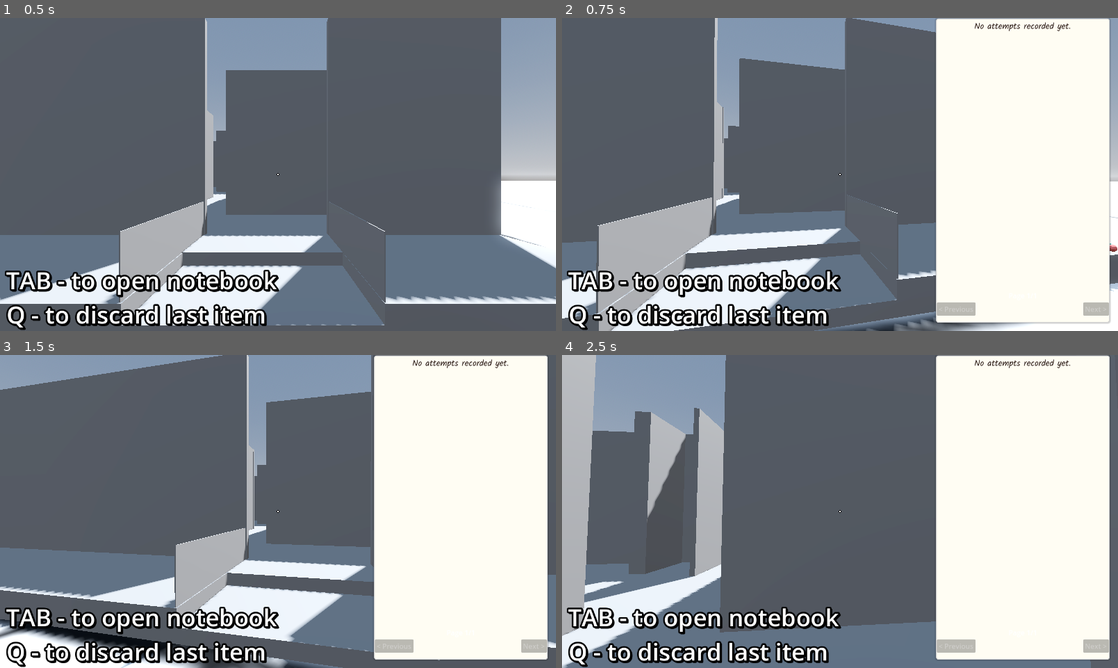
Above: before the commit, frames 1-4 (two rows, left to right).
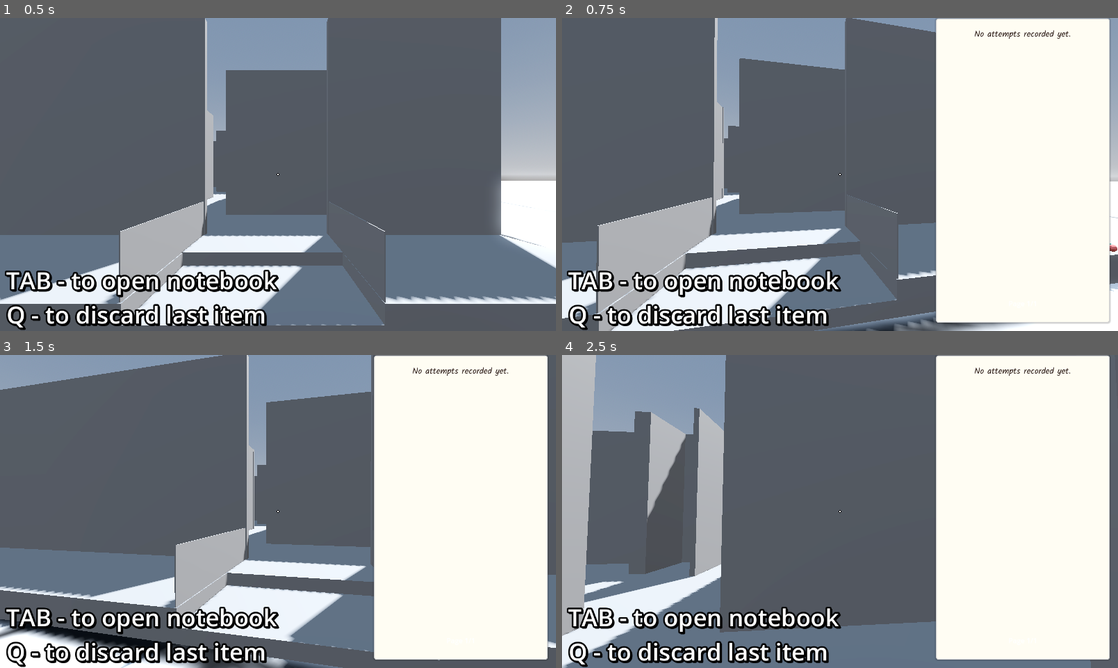
Above: after the commit, the same moments.

Repository: GrandmaLucas/GrandmasSoup
Game: Godot game, scene res://scenes/ruff_map_layout.tscn
The game is run twice, just before and just after one commit, with the same random seed, the same clock (stepped at 60 frames per second) and the same inputs.
Inputs (mouse positions are in pixels of both pictures, inside the frame that each line leads up to):
- Up to frame 1 (0.5 s): no input
- Up to frame 2 (0.75 s): move the mouse to (867, 174) at 0.52 s; hold W (move_forward) from 0.53 s (still down); hold Tab (toggle_notebook) from 0.53 s (still down)
- Up to frame 3 (1.5 s): keep holding W (move_forward); tap Space (jump) at 0.77 s; tap Enter at 1.25 s; move the mouse to (250, 511) at 1.27 s; release Tab (toggle_notebook) at 1.28 s; tap Q (drop) at 1.35 s
- Up to frame 4 (2.5 s): keep holding W (move_forward); tap Space (jump) at 1.52 s; tap Tab (toggle_notebook) at 1.55, 2.3 s; move the mouse to (851, 505) at 2.02 s; hold E (interact) from 2.03 s (still down)

Frame 1 is identical in both runs. In frame 2, 0.8% of the frame differs, in the area x 67-99%, y 1-96%; in frame 3, 0.8%; in frame 4, 0.8%.

Commit message:
Notebook changes

Diff:
--- a/scripts/notebook.gd
+++ b/scripts/notebook.gd
@@ -1,14 +1,3 @@
-# Scene Tree Structure (.tscn):
-# Notebook (Control)
-# ├── NotebookContainer (PanelContainer)
-#     └── VBoxContainer
-#         ├── PageContent (RichTextLabel)
-#         ├── PageNumber (Label)
-#         └── ButtonContainer (HBoxContainer)
-#             ├── PrevButton (Button)
-#             ├── Spacer (Control)
-#             └── NextButton (Button)
-
 extends Control
 
 @onready var page_content: RichTextLabel = $NotebookContainer/VBoxContainer/PageContent
@@ -17,21 +6,22 @@
 @onready var next_button: Button = $NotebookContainer/VBoxContainer/ButtonContainer/NextButton
 @onready var notebook_container: PanelContainer = $NotebookContainer
 
-@export var cook: NodePath  # Assign this in editor
-@export var player: CharacterBody3D  # Assign this in editor
+@export var cook: NodePath
+@export var player: CharacterBody3D
+@export var scroll_speed: float = 25.0  # Adjust this value to change scroll speed
 
 var current_page: int = 0
 var attempts: Array = []
 
 class RecipeAttempt:
-	var timestamp: String
+	var attempt_number: int
 	var items_collected: Dictionary
 	var total_items: int
 	var accuracy: float
 	var feedback: String
 
-	func _init(results: Dictionary, collected_items: Array):
-		timestamp = Time.get_datetime_string_from_system()
+	func _init(results: Dictionary, collected_items: Array, number: int):
+		attempt_number = number
 
 		# Count collected items
 		items_collected = {}
@@ -44,18 +34,19 @@
 		feedback = results.get("feedback", "")
 
 	func format_page() -> String:
-		var text = "[center][b]Attempt from %s[/b][/center]\n\n" % timestamp
-
-		text += "[b]=== Ingredients ===[/b]\n"
+		var text = "[center][font=res://fonts/kalam.ttf][b]Attempt #%d[/b][/font][/center]\n\n" % attempt_number
+
+		text += "[center][font=res://fonts/kalam.ttf][b]=== Ingredients ===[/b][/font][/center]\n"
 		for item_name in items_collected:
-			text += "%s: %d\n" % [item_name, items_collected[item_name]]
-
-		text += "\n[b]=== Statistics ===[/b]\n"
-		text += "Total items: %d\n" % total_items
-		text += "Accuracy: %.1f%%\n" % accuracy
-
-		text += "[b]=== Cook's Feedback ===[/b]\n"
-		text += feedback.replace("\n", "\n• ")
+			text += "[center]%s: %d[/center]\n" % [item_name, items_collected[item_name]]
+
+		text += "\n[center][font=res://fonts/kalam.ttf][b]=== Statistics ===[/b][/font][/center]\n"
+		text += "[center]Total items: %d[/center]\n" % total_items
+		text += "[center]Accuracy: %.1f%%[/center]\n" % accuracy
+
+		text += "[center][font=res://fonts/kalam.ttf][b]=== Taste Feedback ===[/b][/font][/center]\n"
+		var formatted_feedback = feedback.replace("\n", "\n• ")
+		text += "[center]%s[/center]" % formatted_feedback
 
 		return text
 
@@ -63,7 +54,7 @@
 	# Load resources and apply styling
 	var handwriting_font = load("res://fonts/kalam.ttf")
 
-	# Get cook node reference
+	# Get cook node reference and connect signals
 	var cook_node = get_node_or_null(cook)
 	if cook_node:
 		print("Found cook node: ", cook_node.name)
@@ -75,14 +66,34 @@
 
 	# Apply styling to existing nodes
 	page_content.add_theme_font_override("normal_font", handwriting_font)
+	page_content.add_theme_font_override("bold_font", handwriting_font)
 	page_content.add_theme_font_size_override("normal_font_size", 20)
+	page_content.add_theme_font_size_override("bold_font_size", 24)
 	page_content.add_theme_color_override("default_color", Color("#2B1B17"))
+
+	# Style the notebook container
 	notebook_container.add_theme_stylebox_override("panel", get_paper_style())
+
+	# Style the buttons
+	var button_style = get_button_style()
+	prev_button.add_theme_stylebox_override("normal", button_style)
+	next_button.add_theme_stylebox_override("normal", button_style)
+	prev_button.add_theme_font_override("font", handwriting_font)
+	next_button.add_theme_font_override("font", handwriting_font)
+	prev_button.add_theme_font_size_override("font_size", 18)
+	next_button.add_theme_font_size_override("font_size", 18)
 
 	# Connect button signals
 	prev_button.pressed.connect(_on_prev_button_pressed)
 	next_button.pressed.connect(_on_next_button_pressed)
 
+	# Enable mouse filter for the RichTextLabel to receive input
+	page_content.mouse_filter = Control.MOUSE_FILTER_STOP
+
+	# Make sure scroll is enabled
+	page_content.scroll_following = false
+	page_content.scroll_active = true
+
 	# Initialize UI
 	update_page_buttons()
 
@@ -95,10 +106,19 @@
 # Rest of the functions remain the same as in your original script
 func _input(event: InputEvent):
 	if event.is_action_pressed("toggle_notebook"):
-		toggle_notebook()
+			toggle_notebook()
 
 	if visible:
-		if event.is_action_pressed("previous_page"):
+		if event is InputEventMouseButton:
+			if event.button_index == MOUSE_BUTTON_WHEEL_UP:
+				# Scroll up
+				page_content.get_v_scroll_bar().value -= scroll_speed
+				get_viewport().set_input_as_handled()
+			elif event.button_index == MOUSE_BUTTON_WHEEL_DOWN:
+				# Scroll down
+				page_content.get_v_scroll_bar().value += scroll_speed
+				get_viewport().set_input_as_handled()
+		elif event.is_action_pressed("previous_page"):
 			previous_page()
 		elif event.is_action_pressed("next_page"):
 			next_page()
@@ -117,7 +137,7 @@
 	print("Recipe submitted signal received")
 	var cook_node = get_node_or_null(cook)
 	if cook_node:
-		var attempt = RecipeAttempt.new(results, cook_node.collected_items)
+		var attempt = RecipeAttempt.new(results, cook_node.collected_items, attempts.size() + 1)
 		attempts.append(attempt)
 		current_page = attempts.size() - 1
 		update_page_content()
@@ -125,40 +145,23 @@
 	else:
 		push_error("Notebook: Cook node not found! Check editor reference")
 
-func update_page_content():
-	print("Updating page content")
-	if attempts.size() > 0:
-		var attempt = attempts[current_page]
-		page_content.text = attempt.format_page()
-		page_number.text = "Page %d/%d" % [current_page + 1, attempts.size()]
-	else:
-		page_content.text = "[center]No attempts recorded yet.[/center]"
-		page_number.text = "Page 1/1"
-
-func next_page():
-	if current_page < attempts.size() - 1:
-		current_page += 1
-		update_page_content()
-		update_page_buttons()
-
-func previous_page():
-	if current_page > 0:
-		current_page -= 1
-		update_page_content()
-		update_page_buttons()
-
-func update_page_buttons():
-	prev_button.disabled = current_page <= 0
-	next_button.disabled = current_page >= attempts.size() - 1
-
-func _on_prev_button_pressed():
-	previous_page()
-
-func _on_next_button_pressed():
-	next_page()
-
-func set_player(p_player: Node3D):
-	player = p_player
+func get_button_style() -> StyleBoxFlat:
+	var style = StyleBoxFlat.new()
+	style.bg_color = Color("#8B4513")  # Brown color for buttons
+	style.border_width_left = 2
+	style.border_width_top = 2
+	style.border_width_right = 2
+	style.border_width_bottom = 2
+	style.border_color = Color("#2B1B17")
+	style.corner_radius_top_left = 5
+	style.corner_radius_top_right = 5
+	style.corner_radius_bottom_right = 5
+	style.corner_radius_bottom_left = 5
+	style.content_margin_left = 10
+	style.content_margin_right = 10
+	style.content_margin_top = 5
+	style.content_margin_bottom = 5
+	return style
 
 func get_paper_style() -> StyleBoxFlat:
 	var style = StyleBoxFlat.new()
@@ -174,4 +177,45 @@
 	style.corner_radius_bottom_left = 5
 	style.shadow_size = 4
 	style.shadow_color = Color("#00000033")
+	style.content_margin_left = 20
+	style.content_margin_right = 20
+	style.content_margin_top = 20
+	style.content_margin_bottom = 20
 	return style
+
+func update_page_content():
+	print("Updating page content")
+	if attempts.size() > 0:
+		var attempt = attempts[current_page]
+		page_content.text = attempt.format_page()
+		page_number.text = "Page %d/%d" % [current_page + 1, attempts.size()]
+		# Reset scroll position when changing pages
+		page_content.get_v_scroll_bar().value = 0
+	else:
+		page_content.text = "[center]No attempts recorded yet.[/center]"
+		page_number.text = "Page 1/1"
+
+func next_page():
+	if current_page < attempts.size() - 1:
+		current_page += 1
+		update_page_content()
+		update_page_buttons()
+
+func previous_page():
+	if current_page > 0:
+		current_page -= 1
+		update_page_content()
+		update_page_buttons()
+
+func update_page_buttons():
+	prev_button.visible = current_page > 0
+	next_button.visible = current_page < attempts.size() - 1
+
+func _on_prev_button_pressed():
+	previous_page()
+
+func _on_next_button_pressed():
+	next_page()
+
+func set_player(p_player: Node3D):
+	player = p_player
